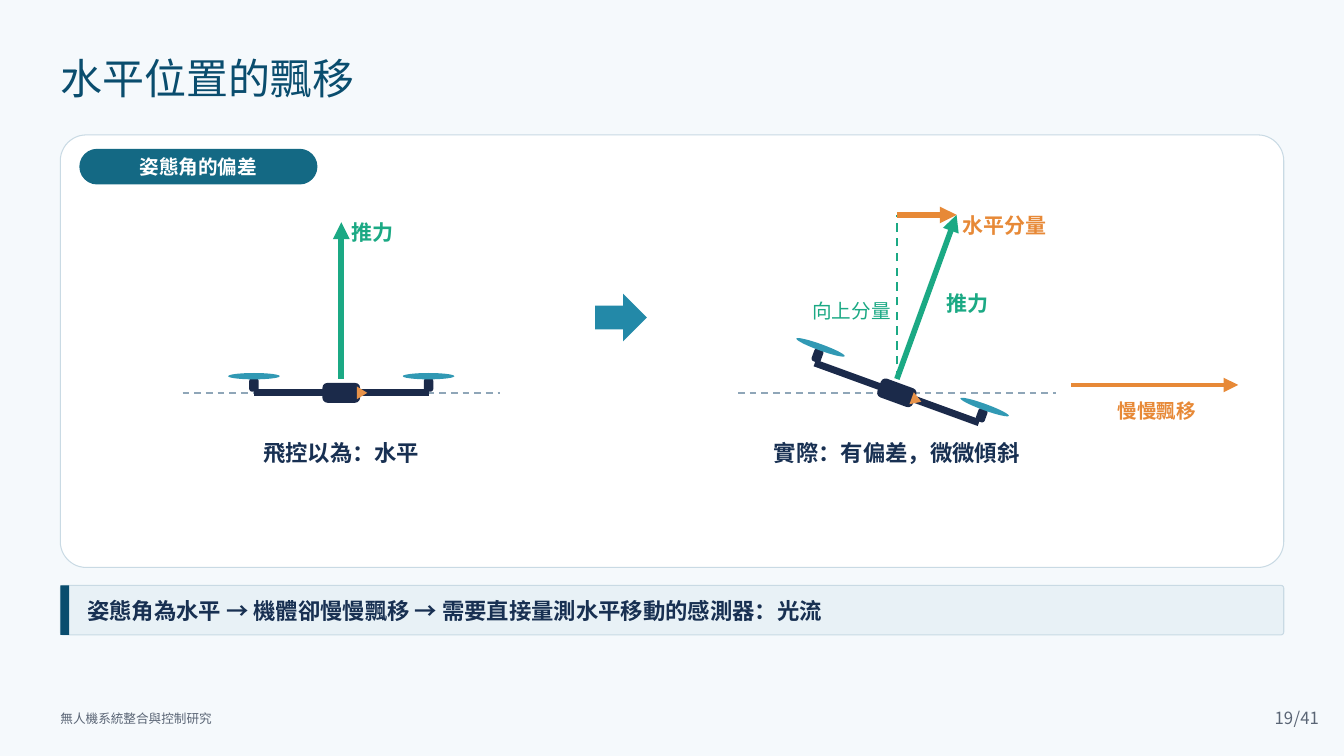
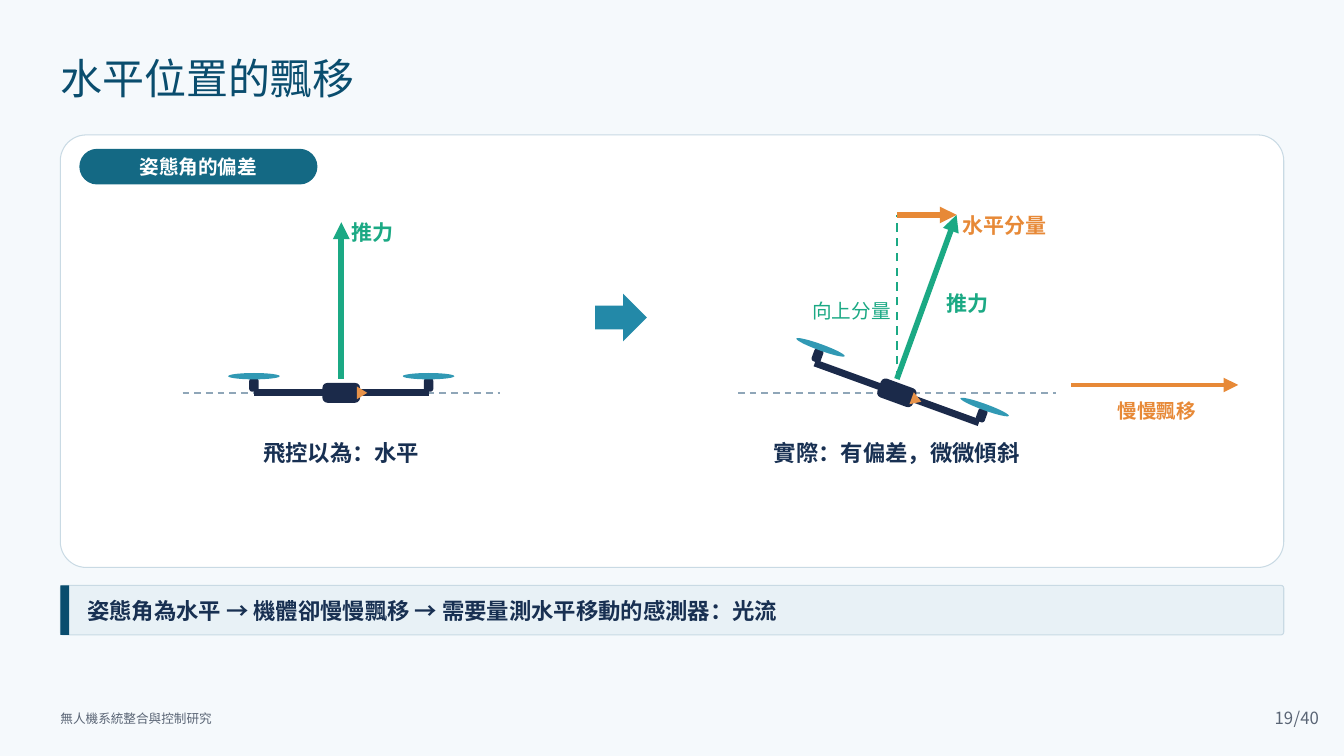
Before and after one commit to lingken1028/-, a slide deck: slide 19 of 無人機系統整合與控制研究_口試簡報 2.pptx. Drawn at 1344x756 pixels with LibreOffice and Linux fonts; fonts in the diff are those of the drawing. Boxes give left, top, right and bottom in pixels: in the first picture for what was removed or moved away, otherwise in the second. Text is boxed around its words. In the diff, an @@ line names an element or a change of style, - is before the commit and + after.

```diff
--- a/無人機系統整合與控制研究_口試簡報 2.pptx
+++ b/無人機系統整合與控制研究_口試簡報 2.pptx
@@ text at (87, 596, 777, 624): text changed @@
-姿態角為水平 → 機體卻慢慢飄移 → 需要直接量測水平移動的感測器：光流
+姿態角為水平 → 機體卻慢慢飄移 → 需要量測水平移動的感測器：光流
@@ text at (1294, 711, 1319, 727): text changed @@
-/41
+/40
```
Also in this commit, not shown: 79 other slides changed, 3 slides added.
